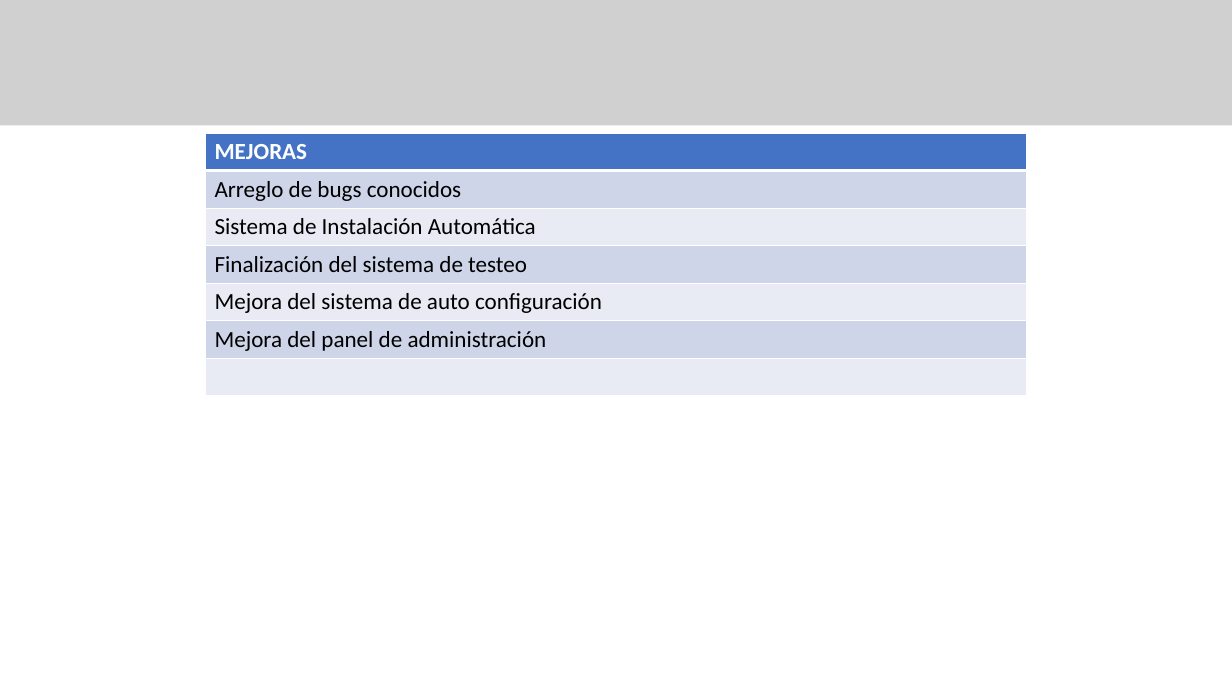
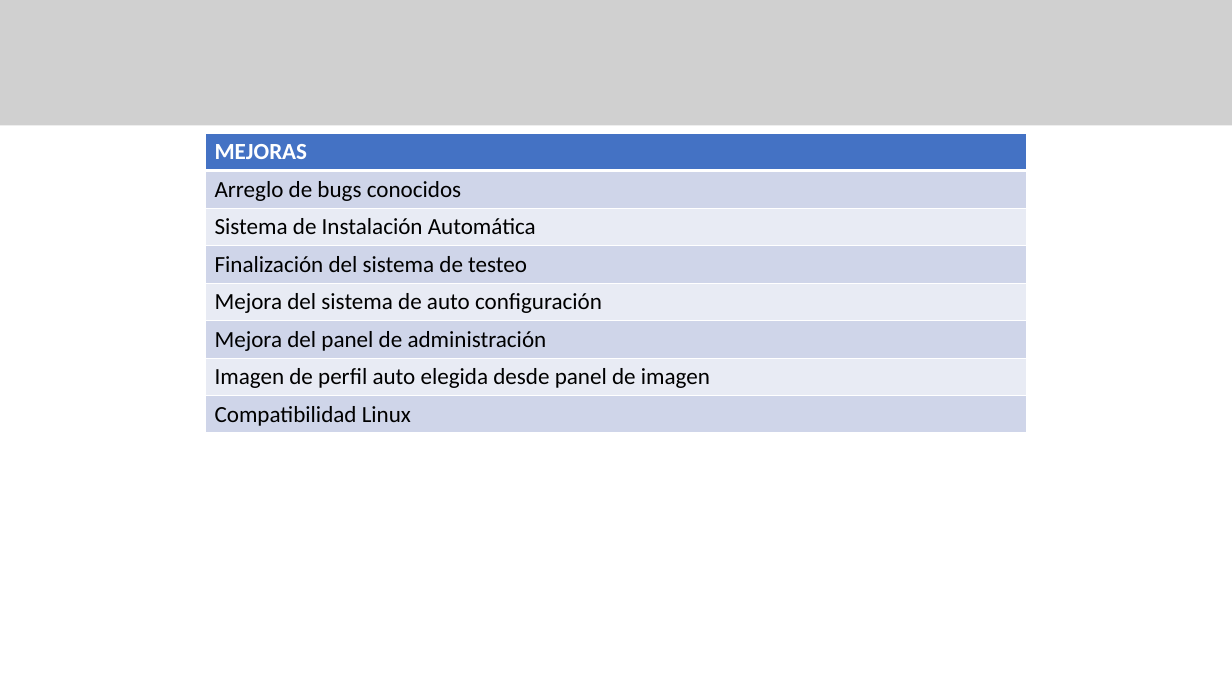
Before and after one commit to CBujeda/TFG-PROYECT-Nine_Image_Board, a slide deck: slide 28 of Documentation/presentación/NIB 0.1.1 - PRESENTATION .pptx (slide 21 before the commit). Drawn at 1232x693 pixels with LibreOffice and Linux fonts; fonts in the diff are those of the drawing; grey boxes stand for pictures. Boxes give left, top, right and bottom in pixels: in the first picture for what was removed or moved away, otherwise in the second. Text is boxed around its words. In the diff, an @@ line names an element or a change of style, - is before the commit and + after.

```diff
--- a/Documentation/presentación/NIB 0.1.1 - PRESENTATION .pptx
+++ b/Documentation/presentación/NIB 0.1.1 - PRESENTATION .pptx
@@ table at [205, 133, 1027, 433] @@
-row 7: 
+row 7: Imagen de perfil auto elegida desde panel de imagen
+row 8: Compatibilidad Linux
```
Also in this commit, not shown: 9 slides added, 1 slide removed.
